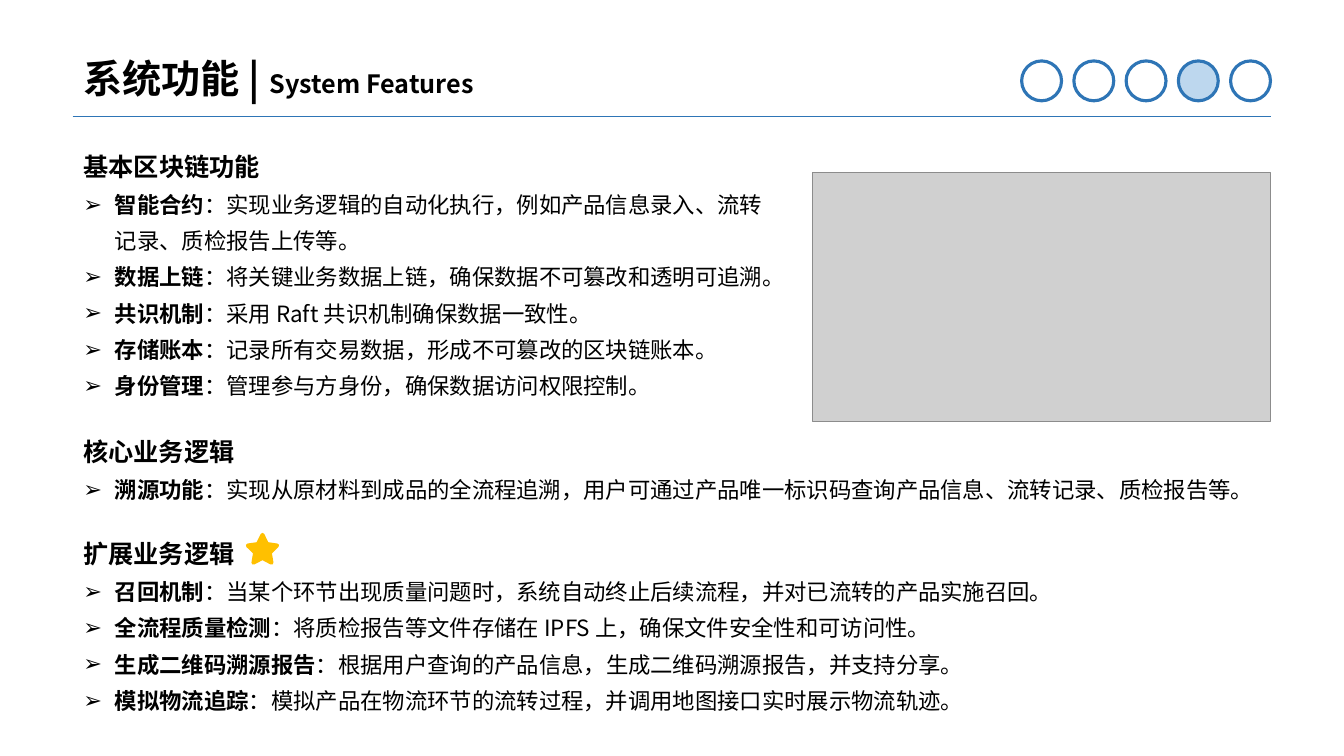
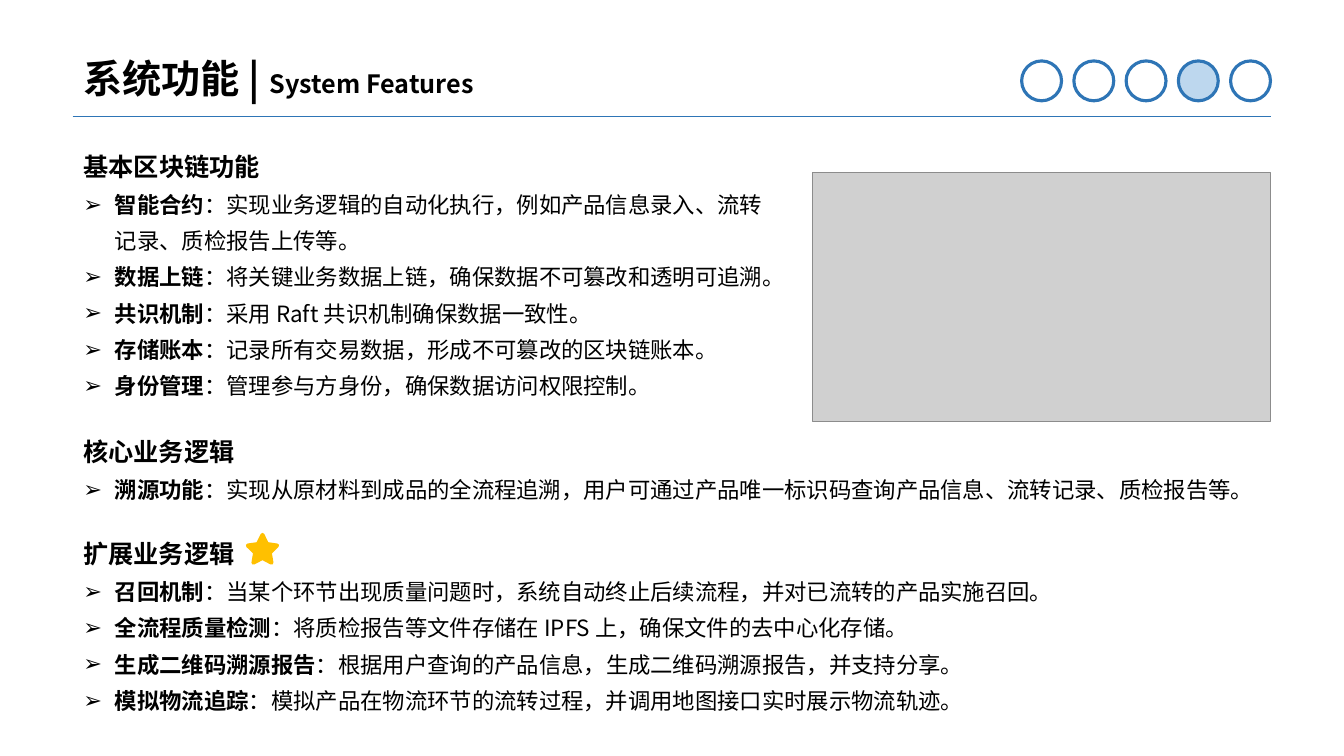
Before and after one commit to MinmusLin/Miel_Link, a slide deck: slide 10 of Presentation.pptx. Drawn at 1344x756 pixels with LibreOffice and Linux fonts; fonts in the diff are those of the drawing; grey boxes stand for pictures; background and template pictures are left out. Boxes give left, top, right and bottom in pixels: in the first picture for what was removed or moved away, otherwise in the second. Text is boxed around its words. In the diff, an @@ line names an element or a change of style, - is before the commit and + after.

```diff
--- a/Presentation.pptx
+++ b/Presentation.pptx
@@ text at [115, 617, 907, 639]: text changed @@
-➢ 全流程质量检测：将质检报告等文件存储在 IPFS 上，确保文件安全性和可访问性。
+➢ 全流程质量检测：将质检报告等文件存储在 IPFS 上，确保文件的去中心化存储。
```
Also in this commit, not shown: 1 other slide changed, 1 other file.
